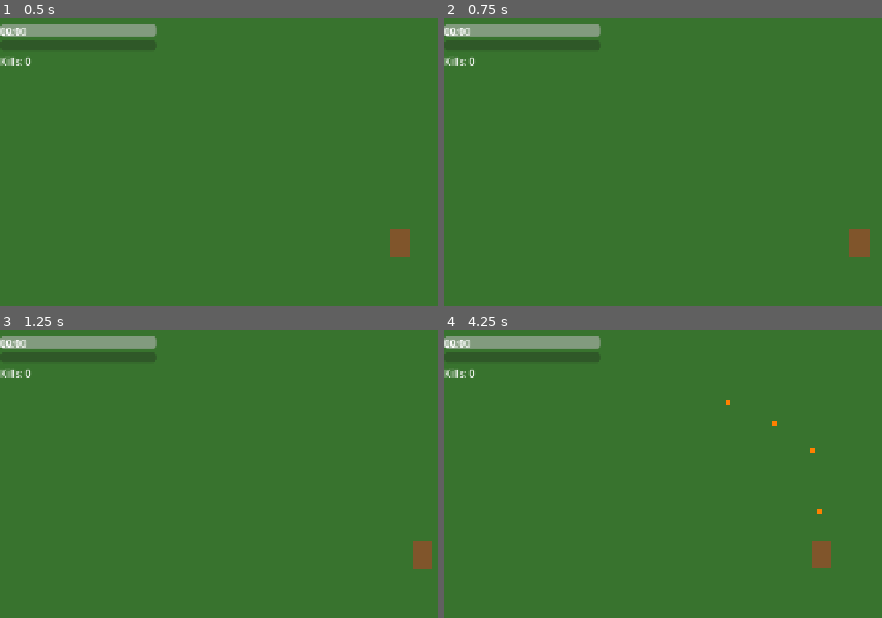
Above: before the commit, frames 1-4 (two rows, left to right).
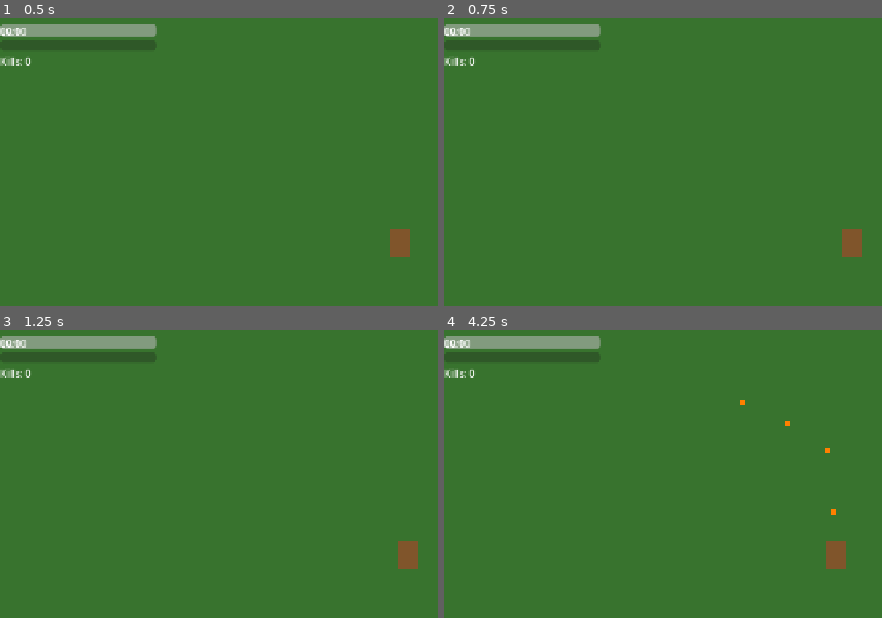
Above: after the commit, the same moments.

Repository: SardineBob/BubbleTeaHelp
Game: Godot game, scene res://scenes/World.tscn
The game is run twice, just before and just after one commit, with the same random seed, the same clock (stepped at 60 frames per second) and the same inputs.
Inputs:
- Up to frame 1 (0.5 s): no input
- Up to frame 2 (0.75 s): tap Enter at 0.5 s; hold D (move_right) from 0.53 s (still down)
- Up to frame 3 (1.25 s): keep holding D (move_right)
- Up to frame 4 (4.25 s): tap Space at 1.25 s; release D (move_right) at 1.28 s; hold S (move_down) 1.28-2.03 s; hold D (move_right) 2.03-2.78 s; tap Enter at 2.75 s; hold W (move_up) 2.78-3.53 s; hold A (move_left) from 3.53 s (still down)

Frame 1 is identical in both runs. In frame 2, 0.3% of the frame differs, in the area x 90-98%, y 73-83%; in frame 3, 0.6%; in frame 4, 0.8%, in the area x 64-92%, y 24-83%.

Commit message:
fix #68/#69: spawn enemies before add_child, fix MOTION_MODE_FLOATING, camera smoothing

Diff:
--- a/scripts/World.gd
+++ b/scripts/World.gd
@@ -155,7 +155,7 @@
 	_player.add_child(_camera)
 	_camera.enabled = true
 	_camera.position_smoothing_enabled = true
-	_camera.position_smoothing_speed = 5.0
+	_camera.position_smoothing_speed = 12.0
 	_camera.limit_left = 0
 	_camera.limit_top = 0
 	_camera.limit_right = int(MAP_SIZE.x)
@@ -298,16 +298,14 @@
 	if enemy_scene == null:
 		return
 	var enemy: Node = enemy_scene.instantiate()
+	# 修正 #69：先設定 type/HP 再 add_child
+	# 讓 _ready() -> _apply_type_defaults() 以正確種類計算 speed/contact_damage
+	enemy.set("enemy_type", etype)
+	var base_hp: float = _get_base_hp(etype)
+	var hp_mult: float = _get_hp_multiplier()
+	enemy.set("max_hp", base_hp * hp_mult)
 	add_child(enemy)
 	enemy.global_position = pos
-	if enemy.has_method("set"):
-		enemy.set("enemy_type", etype)
-		# DIFF-03：套用難度 HP 倍率
-		var base_hp: float = _get_base_hp(etype)
-		var hp_mult: float = _get_hp_multiplier()
-		enemy.set("max_hp", base_hp * hp_mult)
-		enemy.set("speed", 0.0)  ## 讓 Enemy._apply_type_defaults 決定
-		enemy.set("contact_damage", 0.0)
 	if enemy.has_signal("enemy_died"):
 		enemy.enemy_died.connect(_on_enemy_died)
 
@@ -316,14 +314,11 @@
 	if enemy_scene == null:
 		return
 	var enemy: Node = enemy_scene.instantiate()
+	enemy.set("enemy_type", etype)
+	enemy.set("max_hp", split_hp)
+	enemy.set("is_split_girl", true)
 	add_child(enemy)
 	enemy.global_position = pos
-	if enemy.has_method("set"):
-		enemy.set("enemy_type", etype)
-		enemy.set("max_hp", split_hp)
-		enemy.set("is_split_girl", true)
-		enemy.set("speed", 0.0)
-		enemy.set("contact_damage", 0.0)
 	if enemy.has_signal("enemy_died"):
 		enemy.enemy_died.connect(_on_enemy_died)
 
